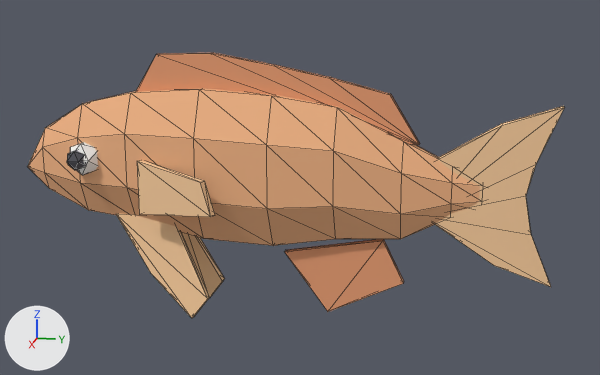
Two versions of the OBJ model examples/roblox-modeling/Fish.obj, one commit apart.
Rendered twice from a 50 mm lens placed at (0.438, 0.101, 0.111), pointed at (-0.003, 0.013, 0.001). Arrows for +X, +Y and +Z are at lower left; the lights stay in place. The picture after the commit comes second. Mesh edges are drawn as thin lines. Where no turn or scale is listed for an object, it has been applied to the vertices.

The older version as bpy lines, for what is in view:
```python
ob_anal = bpy.data.objects.new('Anal', me_anal)
ob_anal.location = (0.0, 0.0, 0.0)
ob_body = bpy.data.objects.new('Body', me_body)
ob_body.location = (0.0, 0.0, 0.0)
ob_dorsal = bpy.data.objects.new('Dorsal', me_dorsal)
ob_dorsal.location = (0.0, 0.0, 0.0)
ob_pectoralr = bpy.data.objects.new('PectoralR', me_pectoralr)
ob_pectoralr.location = (0.0, 0.0, 0.0)
ob_pelvicl = bpy.data.objects.new('PelvicL', me_pelvicl)
ob_pelvicl.location = (0.0, 0.0, 0.0)
ob_pelvicr = bpy.data.objects.new('PelvicR', me_pelvicr)
ob_pelvicr.location = (0.0, 0.0, 0.0)
ob_tail = bpy.data.objects.new('Tail', me_tail)
ob_tail.location = (0.0, 0.0, 0.0)
```
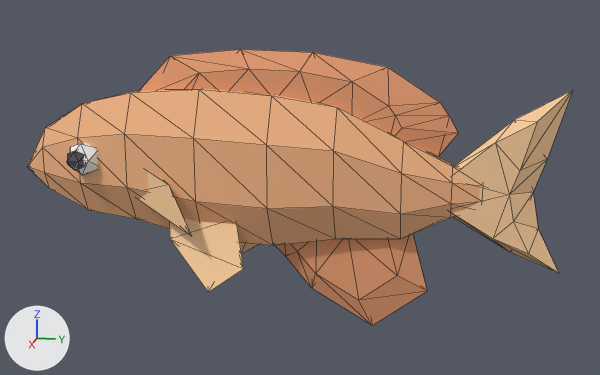
Boxes [x1, y1, x2, y2] around the edits, measured in the pictures (600 x 375 px):
'Dorsal', reshaped (12% wider, 17% taller): before [136, 53, 420, 145]; after [139, 49, 458, 157]
'Tail', reshaped (7% narrower): before [435, 106, 565, 287]; after [452, 90, 573, 273]
'Anal', reshaped (27% wider, 26% taller): before [285, 239, 404, 312]; after [275, 234, 427, 326]
'PelvicR', reshaped: before [116, 214, 210, 318]; after [169, 218, 244, 292]
'PectoralR', reshaped: before [137, 160, 215, 217]; after [139, 172, 192, 237]
'PelvicL', reshaped (mostly hidden afterwards): before [182, 233, 225, 297]; after [240, 242, 258, 253]

Diff of the bpy script that builds the scene:
```diff
--- a/examples/roblox-modeling/Fish.obj.py
+++ b/examples/roblox-modeling/Fish.obj.py
@@ me_anal @@
 # used by ob_anal; location = (0.0, 0.0, 0.0)
-me_anal.from_pydata(...)  # 8 vertices, 12 faces; spans x -0.002..0.002, y 0.005..0.072, z -0.07..-0.026
+me_anal.from_pydata(...)  # 16 vertices, 28 faces; spans x -0.002..0.002, y -0.005..0.085, z -0.078..-0.019
+# me_anal part 1: the whole mesh is rebuilt
 me_anal.materials.append(mat_anal_mat)
@@ me_dorsal @@
 # used by ob_dorsal; location = (0.0, 0.0, 0.0)
-me_dorsal.from_pydata(...)  # 14 vertices, 24 faces; spans x -0.002..0.002, y -0.088..0.078, z 0.028..0.074
+me_dorsal.from_pydata(...)  # 28 vertices, 52 faces; spans x -0.002..0.002, y -0.085..0.098, z 0.021..0.076
+# me_dorsal part 2: the whole mesh is rebuilt
 me_dorsal.materials.append(mat_dorsal_mat)
@@ me_pectoralr @@
 # used by ob_pectoralr; location = (0.0, 0.0, 0.0)
-me_pectoralr.from_pydata(...)  # 8 vertices, 12 faces; spans x 0.0171..0.0357, y -0.0726..-0.0257, z -0.013..0.017
+me_pectoralr.from_pydata(...)  # 8 vertices, 12 faces; spans x 0.0078..0.034, y -0.0811..-0.0384, z -0.02..0.016
+# me_pectoralr part 3: the whole mesh is rebuilt
 me_pectoralr.materials.append(mat_pectoralr_mat)
@@ me_pelvicl @@
 # used by ob_pelvicl; location = (0.0, 0.0, 0.0)
-me_pelvicl.from_pydata(...)  # 10 vertices, 16 faces; spans x -0.0189..-0.0051, y -0.092..-0.036, z -0.0739..-0.0171
+me_pelvicl.from_pydata(...)  # 10 vertices, 16 faces; spans x -0.0338..-0.0051, y -0.06..-0.012, z -0.0509..-0.0058
+# me_pelvicl part 4: the whole mesh is rebuilt
 me_pelvicl.materials.append(mat_pelvicl_mat)
@@ me_pelvicr @@
 # used by ob_pelvicr; location = (0.0, 0.0, 0.0)
-me_pelvicr.from_pydata(...)  # 10 vertices, 16 faces; spans x 0.0051..0.0189, y -0.092..-0.036, z -0.0739..-0.0171
+me_pelvicr.from_pydata(...)  # 10 vertices, 16 faces; spans x 0.0051..0.0338, y -0.06..-0.012, z -0.0509..-0.0058
+# me_pelvicr part 5: the whole mesh is rebuilt
 me_pelvicr.materials.append(mat_pelvicr_mat)
@@ me_tail @@
 # used by ob_tail; location = (0.0, 0.0, 0.0)
-me_tail.from_pydata(...)  # 18 vertices, 32 faces; spans x -0.003..0.003, y 0.082..0.15, z -0.046..0.05
+me_tail.from_pydata(...)  # 18 vertices, 32 faces; spans x -0.003..0.003, y 0.094..0.154, z -0.04..0.058
+# me_tail part 6: the whole mesh is rebuilt
 me_tail.materials.append(mat_tail_mat)
```
